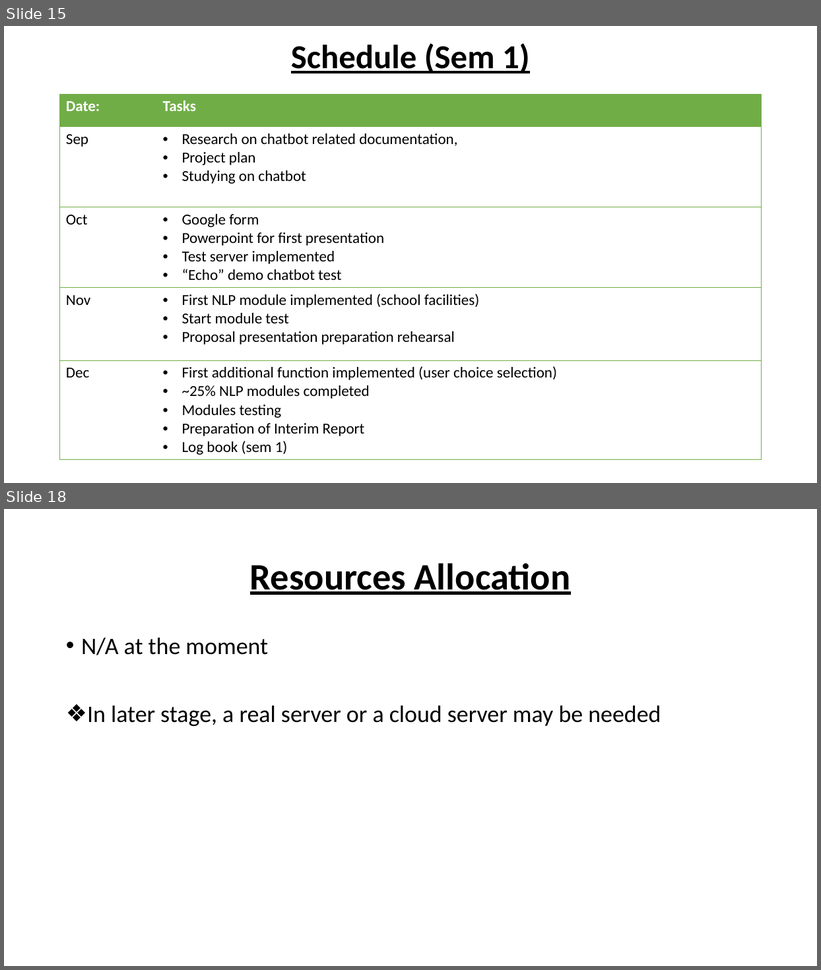
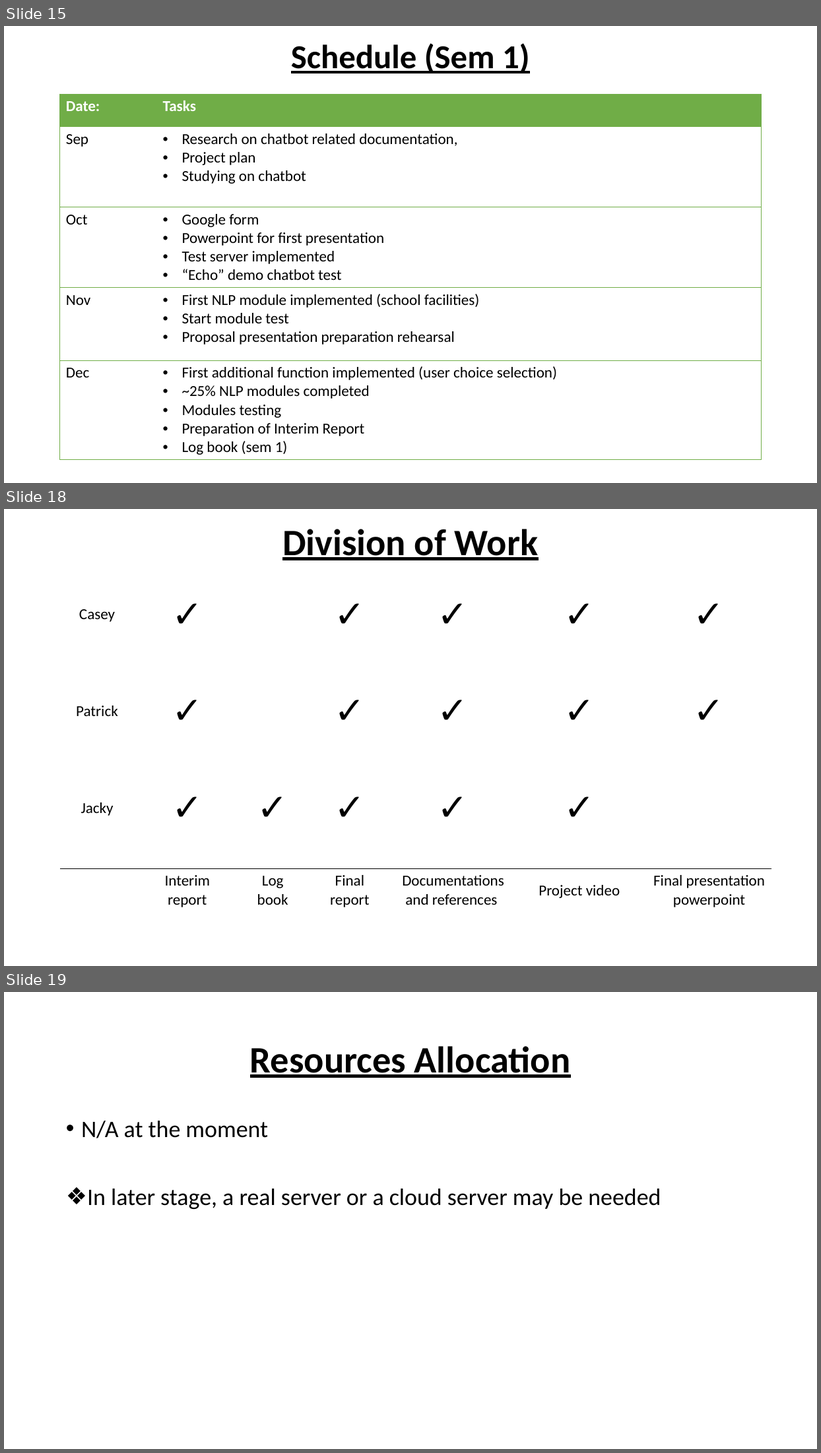
Before and after one commit to casey46ckc/Asso-yr2-FYP, a slide deck: fyp powerpoint/Fyp_revised_v1.1.pptx. Shown one above the other, each under a label of ours: slides 15 and 18 before the commit, slides 15, 18 and 19 after it; the slides between them are not shown. The pictures are 821x970 and 821x1453 pixels, drawn with LibreOffice and Linux fonts; fonts in the diff are those of the drawing; background and template pictures are left out. Boxes give left, top, right and bottom in pixels: in the first picture for what was removed or moved away, otherwise in the second. Text is boxed around its words. In the diff, an @@ line names an element or a change of style, - is before the commit and + after.

```diff
--- a/fyp powerpoint/Fyp_revised_v1.1.pptx
+++ b/fyp powerpoint/Fyp_revised_v1.1.pptx
@@ slide 18 added at [4, 509, 817, 966], background picture (left out) @@
@@ title added at [283, 529, 538, 560], 44 pt, text #000000, bold, underline @@
+Division of Work
@@ table added at [60, 578, 768, 910], 7 rows, 13 columns @@
+Casey |  | ✓ |  |  |  | ✓ |  | ✓ |  | ✓ |  | ✓
+ |  |  |  |  |  |  |  |  |  |  |  | 
+Patrick |  | ✓ |  |  |  | ✓ |  | ✓ |  | ✓ |  | ✓
+ |  |  |  |  |  |  |  |  |  |  |  | 
+Jacky |  | ✓ |  | ✓ |  | ✓ |  | ✓ |  | ✓ |  | 
+ |  |  |  |  |  |  |  |  |  |  |  | 
+ |  | Interim report |  | Log book |  | Final report |  | Documentations and references |  | Project video |  | Final presentation powerpoint
@@ what was slide 18 is now slide 19 @@
```
Also in this commit, not shown: 2 slides changed, 1 other file.
